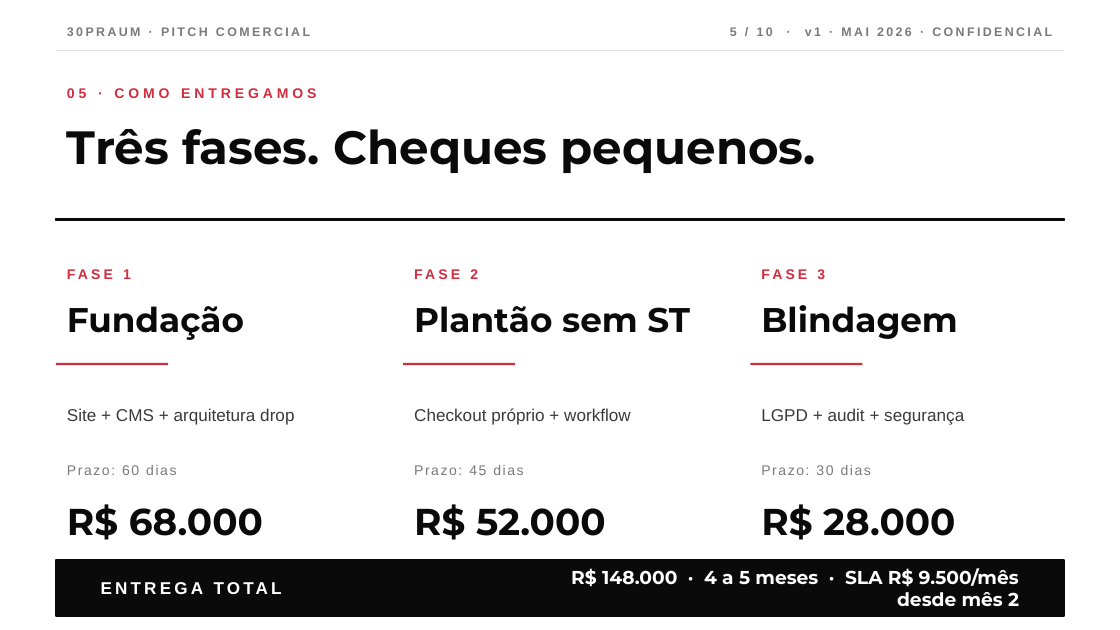
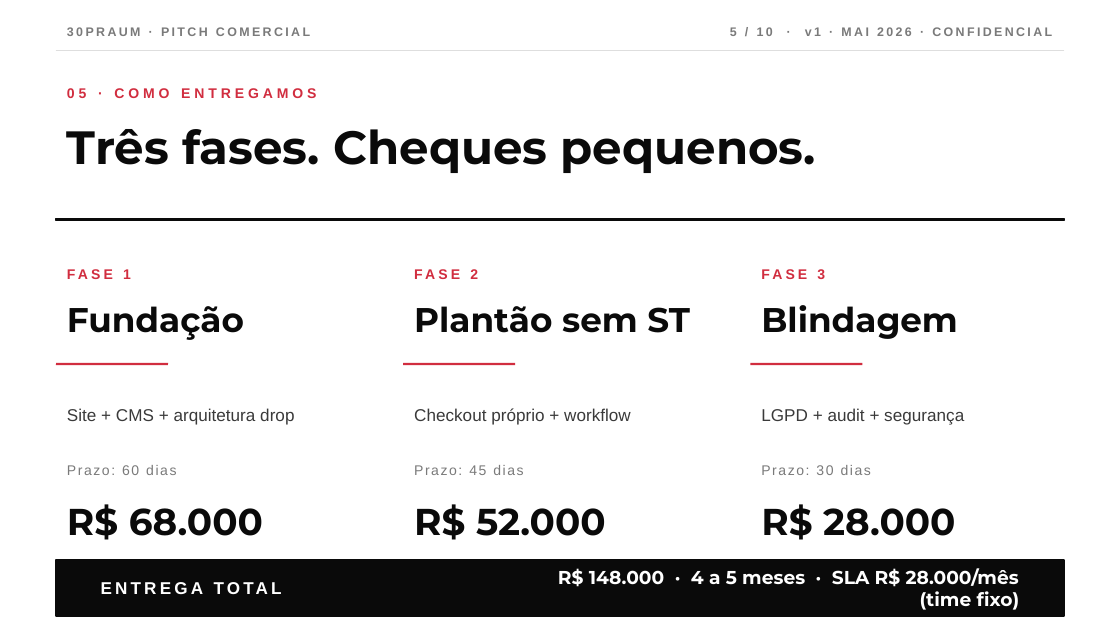
Before and after one commit to alvaro-carlisbino/merch30praum, a slide deck: slide 5 of proposal/30praum-pitch-deck.pptx. Drawn at 1120x630 pixels with LibreOffice and Linux fonts; fonts in the diff are those of the drawing. Boxes give left, top, right and bottom in pixels: in the first picture for what was removed or moved away, otherwise in the second. Text is boxed around its words. In the diff, an @@ line names an element or a change of style, - is before the commit and + after.

```diff
--- a/proposal/30praum-pitch-deck.pptx
+++ b/proposal/30praum-pitch-deck.pptx
@@ text at box(558, 568, 1020, 610): text changed @@
-R$ 148.000 · 4 a 5 meses · SLA R$ 9.500/mês desde mês 2
+R$ 148.000 · 4 a 5 meses · SLA R$ 28.000/mês (time fixo)
```
Also in this commit, not shown: 1 other slide changed, 1 slide added, 1 slide removed, 3 other files.
